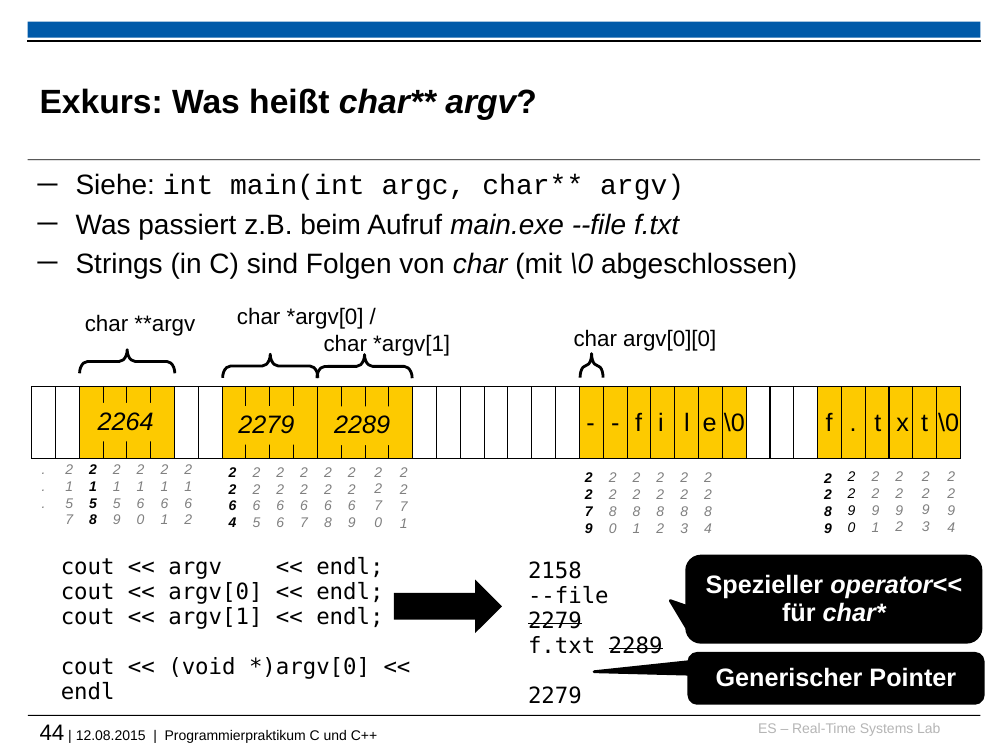
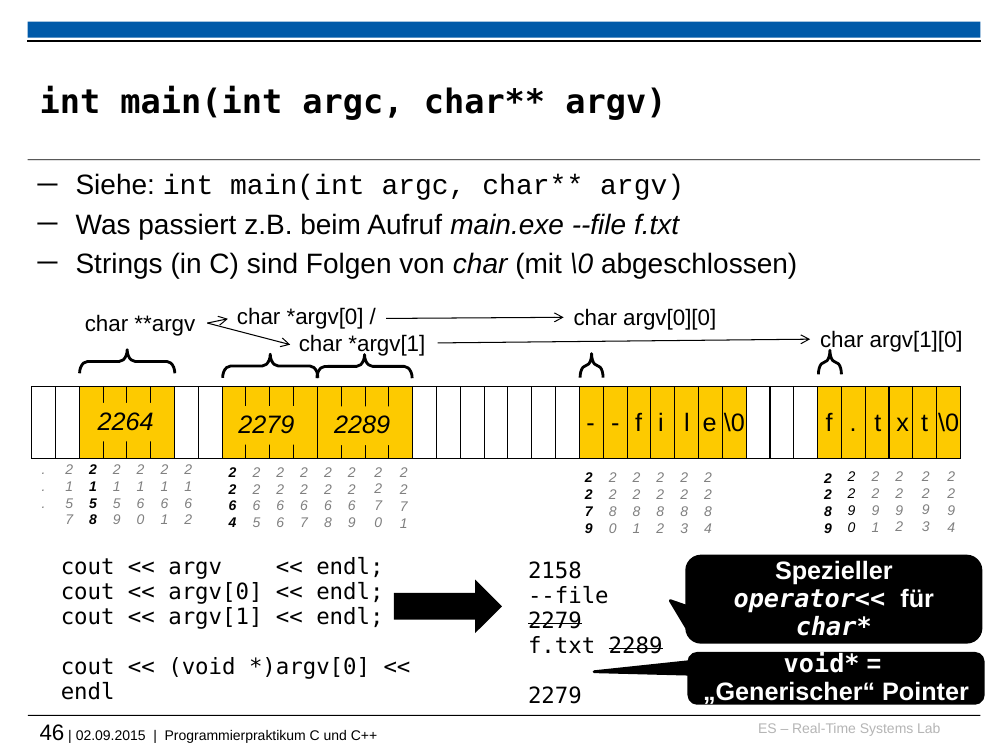
Before and after one commit to h82k/tud-cppp, a slide deck: slide 46 of vorlesung/cppp_lecture.pptx (slide 44 before the commit). Drawn at 1008x756 pixels with LibreOffice and Linux fonts; fonts in the diff are those of the drawing; background and template pictures are left out. Boxes give left, top, right and bottom in pixels: in the first picture for what was removed or moved away, otherwise in the second. Text is boxed around its words. In the diff, an @@ line names an element or a change of style, - is before the commit and + after.

```diff
--- a/vorlesung/cppp_lecture.pptx
+++ b/vorlesung/cppp_lecture.pptx
@@ title at box(40, 85, 666, 120): text changed; font Arial to DejaVu Sans Mono @@
-Exkurs: Was heißt char** argv?
+int main(int argc, char** argv)
@@ text "char *argv[0] / char *argv[1]" rewrapped from box(237, 307, 450, 356) to box(237, 307, 425, 356) @@
@@ text "char argv[0][0]": place and size @@
-text "char argv[0][0]" at box(574, 329, 716, 351)
+text "char argv[0][0]" at box(574, 308, 716, 330)
@@ group added at box(208, 318, 963, 374): 4 arrows, 1 text, 1 left brace @@
+char argv[1][0]
@@ rounded speech box "Spezieller operator<< für char*" at box(686, 556, 981, 642): font Arial to DejaVu Sans Mono in "operator<< char*" @@
@@ text in rounded speech box at box(703, 651, 969, 706): text changed @@
-Generischer Pointer
+void* =
+„Generischer“ Pointer
@@ text at box(40, 724, 377, 743): text changed @@
-44 | 12.08.2015 | Programmierpraktikum C und C++
+46 | 02.09.2015 | Programmierpraktikum C und C++
```
Also in this commit, not shown: 20 other slides changed, 2 slides added, 1 other file.
